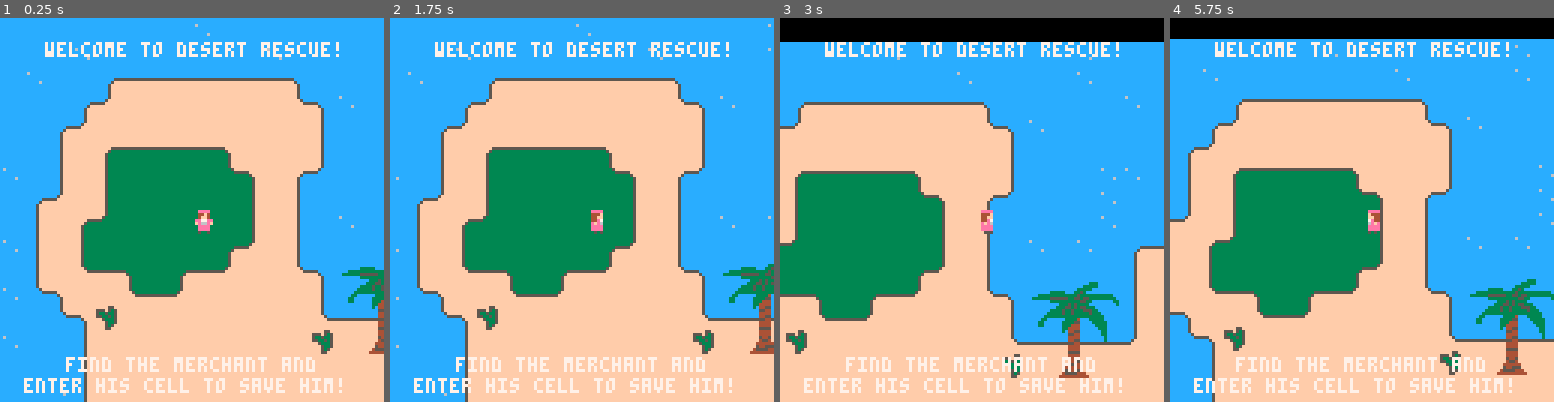
Above: before the commit, frames 1-4 (left to right).
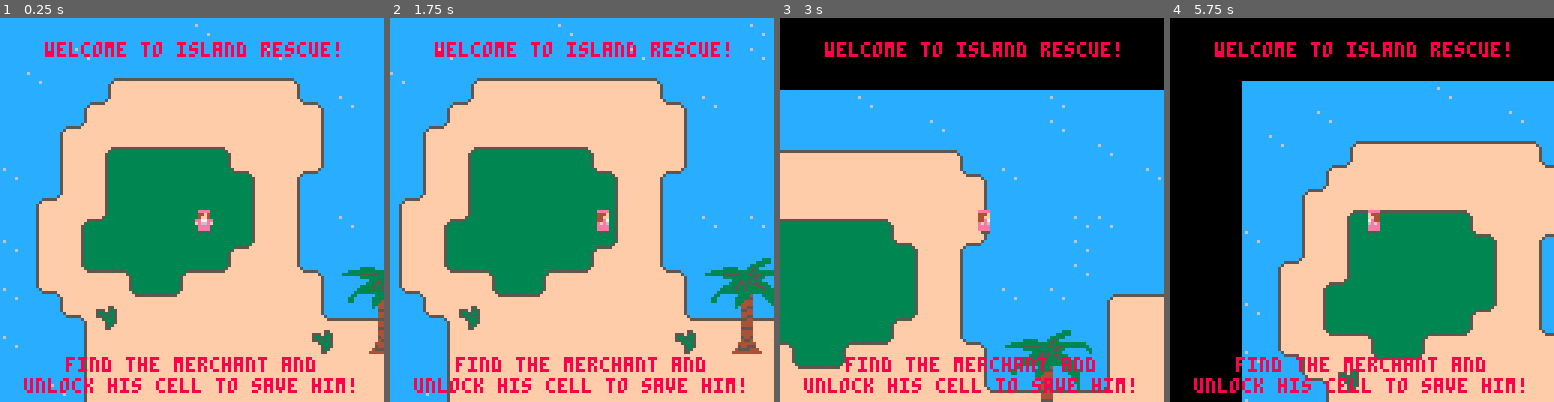
Above: after the commit, the same moments.

Repository: gutsuv/TAP-project
Game: PICO-8 cartridge test2.p8
Two runs of this game, one before a commit and one after it. Both use one fixed random seed, a clock stepped at 60 frames per second and the inputs below.
Inputs:
- Up to frame 1 (0.25 s): no input
- Up to frame 2 (1.75 s): tap X (X key) at 0.33, 1.07 s; tap O (Z key) at 0.7, 1.7 s; hold Right from 1.6 s (still down)
- Up to frame 3 (3 s): tap X (X key) at 1.85, 2.97 s; release Right at 2.1 s; tap O (Z key) at 2.1, 2.5, 2.9 s; hold Up 2.15-2.42 s; hold Right from 2.47 s (still down)
- Up to frame 4 (5.75 s): release Right at 3.03 s; hold Left 3.08-3.58 s; tap O (Z key) every 0.4 s from 3.3 to 5.7 s; hold Down 3.63-3.97 s; hold Right 4.02-4.68 s; tap X (X key) at 4.08, 5.2 s; hold Up 4.73-5.03 s; hold Left 5.08-5.68 s; hold Down from 5.73 s (still down)

The runs differ from the first frame. In frame 1, 4.4% of the frame differs, in the area x 6-93%, y 6-98%; in frame 2, 20%; in frame 3, 45%; in frame 4, 73%, in the area x 0-100%, y 5-100%.

Commit message:
adding challenges, game not finished it seems

Diff:
--- a/test2.p8
+++ b/test2.p8
@@ -6,19 +6,43 @@
 	w = 128 // width of the game map
 	h = 128 // height of the game map
 
+	music(0)
+
 	placeholder = 0
-	delay = 0
-
-	merchant={}
+
+	merchant = {}
 	merchant.sprite = 4
 	merchant.x = 600
 	merchant.y = 456
 
-	player={}
+	keycounter = 0
+
+	questone = {}
+	questone.sprite = 68
+	questone.x = 100
+	questone.y = 150
+
+	questoneboolean = false
+	questonecounter = 0
+	coconutsrecieved = 0
+
+	coconut = {}
+	coconut.sprite = 116
+	coconut.x = 144
+	coconut.y = 384
+
+	questtwo = {}
+	questtwo.sprite = 84
+	questtwo.x = 696
+	questtwo.y = 224
+
+	questtwoboolean = false
+
+	player = {}
 	player.x = 64
 	player.y = 64
 	player.sprite = 1
-	player.speed = 1
+	player.speed = 3
 	player.moving = false
 	player.moved_this_frame = false
 	player.frame = 0
@@ -194,6 +218,62 @@
 	end
 end
 
+function text_and_quests()
+
+	// Game beginning text
+	if player.x < 120 and player.y < 90 then
+		print("welcome to island rescue!", player.x - 49, player.y - 56, 8)
+		print("find the merchant and", player.x - 42, player.y + 49, 8)
+		print("unlock his cell to save him!", player.x - 56, player.y + 56, 8)
+	end
+
+	// Game end text with merchant
+	if player.x >= merchant.x and player.x <= merchant.x + 16 and player.y >= merchant.y and player.y <= merchant.y + 16 then
+		print("you found the merchant!", player.x - 56, player.y - 56, 8)
+		print("he dabs and says thanks!", player.x - 56, player.y - 49, 8)
+	end
+
+	// Quest one
+	if player.x >= questone.x - 12 and player.x <= questone.x + 12 and player.y >= questone.y - 12 and player.y <= questone.y + 12 then
+		if questonecounter < 3 then
+			print("hey kid, if you bring me three", player.x - 60, player.y - 56, 8)
+			print("coconuts located south of here", player.x - 60, player.y - 49, 8)
+			print("i'll give you this key", player.x - 42, player.y - 42, 8)
+			questoneboolean = false
+			coconutsrecieved = questonecounter
+			print("coconuts handed in: "..coconutsrecieved, player.x - 60, player.y + 56, 8)
+		end
+
+		if questonecounter >= 3 then
+			print("thanks for the coconuts kid", player.x - 54, player.y - 56, 8)
+			print("you have obtained a key", player.x - 46, player.y - 42, 8)
+			coconutsrecieved = questonecounter
+			print("coconuts handed in: "..coconutsrecieved, player.x - 60, player.y + 56, 8)
+		end
+	end
+
+	if player.x >= coconut.x - 8 and player.x <= coconut.x + 16 and player.y >= coconut.y - 8 and player.y <= coconut.y + 8 then
+		if questoneboolean == false then
+			questonecounter += 1
+			questoneboolean = true
+		end
+		print("coconut count: "..questonecounter, player.x - 60, player.y - 56, 8)
+	end
+
+	// Quest two
+	if player.x >= questtwo.x - 12 and player.x <= questtwo.x + 12 and player.y >= questtwo.y - 12 and player.y <= questtwo.y + 12 then
+		if questtwoboolean == false then
+			print("hey kid, i lost my coconut in", player.x - 60, player.y - 56, 8)
+			print("this maze over here, go find", player.x - 56, player.y - 49, 8)
+			print("it and i'll give you this key", player.x - 56, player.y - 42, 8)
+
+			questoneboolean = false
+			print("coconut returned: "..(questtwoboolean and 'true' or 'false'), player.x - 60, player.y + 56, 8)
+		end
+	end
+
+end
+
 function _update()
 	move(player)
 end
@@ -201,24 +281,15 @@
 function _draw()
  cls()
 	map(0, 0, 0, 0, 128, 64)
-	spr(merchant.sprite, merchant.x, merchant.y);
+	spr(merchant.sprite, merchant.x, merchant.y)
+	spr(questone.sprite, questone.x, questone.y)
+	spr(questtwo.sprite, questtwo.x, questtwo.y)
+	spr(coconut.sprite, coconut.x, coconut.y)
 	spr(player.sprite, player.x, player.y)
+
 	camera(player.x - 64, player.y - 64)
 
-	if(player.speed == 1) then
-		delay += 1
-	end
-	if(delay < 300) then
-		print("welcome to desert rescue!", player.x - 49, player.y - 56, 7)
-		print("find the merchant and", player.x - 42, player.y + 49, 7)
-		print("enter his cell to save him!", player.x - 56, player.y + 56, 7)
-	end
-
-	if player.x >= merchant.x and player.x <= merchant.x + 16 and player.y >= merchant.y and player.y <= merchant.y + 16 then
-		print("you found the merchant!", player.x - 56, player.y - 56, 7)
-		print("he dabs and says thanks!", player.x - 56, player.y - 49, 7)
-	end
-
+	text_and_quests()
 end
 
 
@@ -352,64 +423,64 @@
 
 
 __gff__
-0000000101000000000000000000000000000001010001000000000000000100000000010000000000000000000000000000000101000000000000000000000001010101000101010000000000000000010101010001010100000000000000000001010000010101000000000000000000000000000000000000000000000000
+0000000101000000000000000000000000000001010001000000000000000100000000010000000000000000000000000000000101000000000000000000000001010101000101010000000000000001010101010001010100000000000000000001010000010101000000000000000000000000000000000000000000000000
 0000000000000000000000000000000000000000000000000000000000000000000000000000000000000000000000000000000000000000000000000000000000000000000000000000000000000000000000000000000000000000000000000000000000000000000000000000000000000000000000000000000000000000
 __map__
 16161616161616161e161616161616161e66676566676566676566676566674545451e4545451e45454545451e66676566676566676566676566671e661e1e66676566671e1e676566676566676566671e66676566671e666765666745454545454545454545454545454545451e1e4545454545451e45454545454545454545
 1616161e161616161616161e161616161e4647454647451e4745464745461e45461e454647454545451e4545454545451e45451e454545451e454545454545454545454545454545454545451e454545454545454545454545454545451e45454545451e45454545451e45454545451e4545454545451e4545451e4545454545
-161e16162b262626262626262c16161655561e55565755565755561e55561e5556575556571e4545454545454545454545454545454545451e454545451e45451e454545451e45454545451e4545454545451e45451e45451e1e454545454545454545454545454545454540414243454545454545451e45454545454545451e
-1616162b2735353535353535252c1e16656667651e6765666765666765661e6566671e1e6745451e45404142431e45451e454545451e45451e451e45454545451e45454545454545454545451e1e45451e1e4545454545454545454545454545454545454545451e451e455051525345451e454545451e1e454545454545451e
-16162b273535353535353535351516164545454545454545454545451e45454545451e45451e454545505152534545454545451e454545451e4545452b262626262626262626262c4545454545454545454545451e454545454545454545454545454545454545452b26266061626326262c454545451e454545451e45454545
-1616173508090909090a353535151616451e1e454545451e45451e45454545454545451e45452b262660616263262c45454545454545454545451e45175c5d5b5c5d5b5c5d5b5c151e454545454545454545454545454545451e454545454545451e4545451e4545175c5d707172735c5d154545454545454545451e45454545
-1e1617351819191919370a35053c1616451e454545451e4545454545451e454545451e1e4545175c5d707172735c151e4545451e1e4545454545452b276c6d6b6c3d6b6c6d6b6c15454545454545454545454545451e1e454545454545451e4545451e45451e4545176c6d6b6c6d6b6c6d252c45454545454545454545454545
-162b27351819191919191a3515161616451e4545454545454545454545454545454545454545176c6d6b6c6d6b6c1516454545454540414243162b274b4c4d4b4c4d4b4c4d4b4c2526262c45454545451e45454545451e45454545451e1e1e454545452b26262626274c4d5d5b5c5d5b5c5d154545451e45454545451e454545
-161735083819191919191a3515161e161e452b262626262626262c45454545454545452b2626274c4d4b4c4d4b4c2526262c454545505152532b275d5b5c5d5b5c08090a5d5b5c5d5b5c151e454545454545454545454545451e454545454545454545175c5d5b5c5d5c5d6d6b6c6d6b6c3d15451e451e451e1e1e4545454545
-1e1735181919191919392a5b151616164545173535353535353515451e404142434545175c5d5b5c5d5b5c5d5b5c5d5b5c151e452b60616263276c6d6b356d6b6c18191a6d6b6c6d6b6c252c45451e4545454545451e4545451e451e4545452b262626276c6d6b6c6d6c6d4d4b4c4d4b4c4d1545451e45454545454545451e45
-16173528293a1939292a5b5b252c404142431735353535353535151e45505152531e2b276c6d6b6c6d6b6c6d35356d6b6c151e2b27707172734b4c4d4b35350809381937090a4c4d4b4c4d25262626262c454545454545454545451e454545175c5d5b4b4c4d4b4c4d5b5c5d355c5d5b5c5d1545454545454545454545454545
-1e3b07353528292a4c5b5b5b35155051525317353535353535352526266061626326274b4c4d4b4c4d4b3d35354c4d4b4c2526275c5d5b5c5d5b5c5d5b5c5d1819191919191a5c5d5b3d5d5b5c5d5b5c1545451e454545454545454545452b276c6d6b3d5c5d5b5c5d6b6c6d35356d6b6c6d1545454545451e45451e1e454545
-16163b073d353535705b5b73352560616263273535353535355d5b5c5d707172735c5d5b5c5d5b5c5d5b5c355b5c5d5b5c5d5b6b0809090a6d6b6c6d6b6c6d2829292929292a6c6d6b6c6d6b6c6d6b6c1545454647451e47452b26262626274b4c4d4b6b6c6d6b6c6d4b4c4d354c4d4b4c4d252c161e45454545454545454545
-1e1616173535353535353535353d707172734d4b4c4d4b6b6c6d6b6c6d6b6c6d6b6c6d6b6c6d6b6c6d6b35356b6c6d6b6c6d6b4b1819191a4d4b4c4d4b4c4d4b4c4d4b4c4d4b4c4d4b4c4d4b4c4d4b4c252c55565755565745175c5d5b5c5d5b5c5d5b4b4c4d080909090a5d5b5c5d5b5c5d5b252c4545454545454545454545
-161616174c4d4b4c4d4b4c4d4b4c4d4b4c4d5d5b3535354b4c4d4b4c4d3d4c4d4b4c4d4b4c4d4b4c4d35354d4b4c4d4b4c4d08093819191a5d5b5c5d5b5c5d5b5c5d5b5c5d5b5c5d5b5c5d5b5c5d5b5c5d15651e671e666745176c6d6b6c6d6b6c6d6b5b5c5d181919191a6d6b6c6d35356d6b6c15164545451e454545451e45
-16161e175c5d5b5c5d5b5c5d5b5c5d5b5c5d6d6b6c6d6b5b355d5b5c5d5b5c5d5b5c5d5b5c5d5b5c5d5b5c5d5b5c5d5b080938191919392a6d6b0506076c6d6b6c6d6b6c3d6b6c6d6b05060606060606063c45461e45462b26274c4d4b4c4d4b4c4d4b6b6c6d181919392a3535353535354d4b4c151645454545454545454545
-1e4546176c6d6b6c6d6b6c6d6b6c6d6b6c6d4d4b4c3d4b6b6c6d6b6c6d6b6c6d6b6c6d6b6c6d6b6c6d6b6c6d6b6c08093819191919392a4c4d4b15563b06074b4c4d4b4c4d4b4c4d4b155556571e565756571e56571e56174c4d5c5d5b4b4c4d4b4c4d0809093819392a5c5d5b5c5d5b5c5d5b5c1545451e4545454545454545
-555556174c4d4b4c4d4b4c4d4b4c4d4b4c354b4c4d4b4c4d354c4d4b4c4d4c4d4b4c4d0809090a4c4d4b4c4d0809381919191919392a5b5c5d5b151e55563b060606060606060606063c651e671e1e6766676566676566175c5d6c6d6b5b5c5d5b5c5d18191919191a6b6c6d6b6c6d6b6c6d6b6c1545451e451e4545451e4545
-656566175c5d5b5c5d5b5c5d5b5c5d5b5c5d5b5c5d5b5c5d5b5c5d5b5c5d5c5d5b5c5d18191937090909090938191919191919392a6d6b6c3d6b1546651e67471e4647451e474546474546471e45461e46404142432b26276c6d4c4d4b6b6c6d6b6c0838191919392a4b4c4d4b4c3d4b4c4d4b4c154545454545454545454545
-451e463b076d6b6c6d6b6c6d6b6c6d6b6c6d6b6c6d6b6c6d6b6c6d6b6c6d6c6d6b6c6d181919191919191919191919191919191a6d6b6c6d6b6c1556571e56575556571e565755561e551e57555556575650515253174d4b4c4d4b4c4d4b4c4d4b0838191919392a5d5b5c5d5b5c5d5b5c5d5b053c4545454545454545454545
-55555616174d4b4c4d4b4c4d4b4c4d4b4c4d4b4c4d4b4c4d4b4c4d4b4c4d4b4c4d4b4c283a19191919190d0e0e0e0e0e0e0f191a4c4d4b4c4d4c25262c65666765666765661e65666765666765651e672b60616263275d5b5c5d5b5c5d5b5c5d5b18191919392a6c6d6b6c6d6b6c6d6b6c6d053c161e454545451e4545454545
-6565661e175d5b5c5d5b5c5d5b353535355d5b5c5d5b5c5d5b5c5d5b5c5d5b5c5d5b5c5d283a191919191d1e161616161e1b0f1a5c5d5b5c5d355d4b252c1e4041424345461e454647451e471e462b2627707172736c6d6b356d6b6c3d6b6c6d6b282929292a4b4c4d4b4c4d4b4c4d4b4c053c45451e451e45451e4545454545
-451e4616176d6b6c6d6b6c6d6b6c6d35356d6b6c6d6b3505073535356c6d6b6c6d6b6c6d6b283a1919192d2e0c161e1616161f37090a6b6c6d35355b5c155650515253551e57551e57551e57552b275d5b5c5d5b5c5d5b5c35355b5c5d5b5c5d5b5c5d5b5c5d5b5c5d5b5c5d5b5c5d5b5c154545454545454545454545454545
-551e5616174d4b4c4d4b4c4d4b4c4d4b4c4d4b4c4d05063c3b060606074d4b4c4d4b4c4d4b4c283a191919191d16161616161f1919370a4c4d4b4c6b6c2526606162632626262626262626262627356d6b6c6d6b6c6d6b6c6d6d6b6c6d6b6c6d6b6c6d6b6c6d6b6c6d6b6c6d6b6c6d6b6c154545454545454545454545454545
-6565662b275d5b5c5d5b5c5d5b5c5d5b5c5d5b05063c651e67651e673b075b5c5d5b5c5d5b5c5c18191919191d1616161e0b2f191919370a5d5b5c5d5c4b4c707172733535354b4c4d4b4b4c4d4c4d4b4c4d4b4c4d4b4c4b4c4d4b4c4d4b4c4d4b4c4d4b4c4d4b4c3d4b4c4d4b4c0506063c45454545454545454545451e4545
-454546176c6d6b3d6d6b6c6d6b6c6d6b6c6d6b1546474546474546474517356c6d6b6c6d6b6c5c18191919192d2e2e2e2e2f1919191919370a6b6c6d6c5b5c5d5b5c5d5b5c5d5b5c5d5b5b5c5d5c5d5b5c5d5b5c5d5b5c5b5c5d5b5c5d5b5c5d5b5c5d5b5c5d5b5c5d5b5c5d5b5c1545451e454545451e454545454545454545
-551e1e3b06074b4c4d4b4c4d4b4c4d4b4c4d4b155657555657551e575517354c4d4b4c4d4b4c4d1819191919191919191919191919191919370a4c4d4c6b6c6d6b6c6d6b6c6d6b6c6d6b6b6c6d6c6d6b6c6d6b6c6d6b6c6b6c6d6b6c6d6b6c6d6b6c6d6b6c6d6b6c6d6b6c6d6b6c15454545454545451e1e4545451e45454545
-6565666765175b5c5d5b5c5d5b5c5d5b5c5d5b151e671e6667651e1e653b075c5d5b5c5d5b5c083819191939292929293a1919191919191919370a5d5c4b4c4d4b4c4d4b4c4d4b4c4d3d4c4d4b4c4d4b4c4d4b4c4d4b4c4d4b4c4d4b4c4d4b4c4b4c4d4b4c0506060606060606063c4545451e4545451e454545454545454545
-4545464745176b6c6d6b6c6d6b6c6d6b6c6d6b1546471e464745461e45463b076d6b6c6d080938191919191a6d6b6c6d283a191919190d0e0f1937090909090a5b5c5d5b5c5d5b5c5d5b5c5d5b5c5d5b5c5d5b5c5d5b5c5d5b5c5d5b5c5d5b5c5b5c5d5b5c15454545454545454545451e454545454545454545454545454545
-1e551e5755174b4c4d4b4c4d4b4c4d4b4c3d4b1556575556571e565755561e174d4b4c4d180d0e0f1919392a4d4b354d4b283a1919191d1e1f1919191919191a6b6c6d6b6c6d6b6c6d6b6c6d6b6c6d6b6c6d6b3d6d6b6c6d6b6c6d6b6c6d6b6c6b6c6d6b6c154545451e451e45454545454545454545454545451e4545454545
-45651e6765175b5c5d5b5c5d5b5c5d5b5c5d5b252c6765666765666765661e175d5b5c08381d1e1f19392a5c5d5b35355b5c28293a192d2e2f3929292929292a4b4c4d4b4c4d4b4c4d4b4c4d4b4c4d4b4c4d4b4c4d4b4c4d4b4c4d4b4c4d4b4c4b4c4d05063c45451e45454545454545451e45451e4545454545454545454545
-5545461e45176b6c6d6b6c6d4b4c4d4b4c4d4b4c252c1e40414243472b2626276d6b6c18192d2e2f392a4b4c4d4b4c35354c4d6b283a1919191a5b5c5d5b5c5d5b5c35355c5d5b5c5d5b5c5d5b5c5d5b5c5d5b5c5d5b5c5d5b5c5d5b5c5d5b5c5b5c3515454545454545454545454545451e454545451e1e4545454545454545
-…(26 lines of a section not shown)…
+161e16162b262626262626262c16161655561e55565755565755561e55561e5556575556571e4545454545454545454545454545454545451e454545451e45451e454545451e45454545451e4545454545451e45451e45451e1e454545454545454545454545454545454545454041424345454545451e45454545454545451e
+1616162b2735353535353535252c1e16656667651e6765666765666765661e6566671e1e6745451e45404142431e45451e454545451e45451e451e45454545451e45454545454545454545451e1e45451e1e4545454545454545454545454545454545454545451e451e454545505152531e454545451e1e454545454545451e
+16162b273535353535353535351516164545454545454545454545451e45454545451e45451e454545505152534545454545451e454545451e4545452b262626262626262626262c4545454545454545454545451e454545454545454545454545454545454545452b26266026606162632c454545451e454545451e45454545
+1616173508090909090a353535151616451e1e454545451e45451e45454545454545451e45452b262660616263262c45454545454545454545451e45175c5d5b5c5d5b5c5d5b5c151e454545454545454545454545454545451e454545454545451e4545451e4545175c5d704b36717273151e45454545454545451e45454545
+1e1617351819191919370a35053c1616451e454545451e4545454545451e454545451e1e4545175c5d707172735c151e4545451e1e4545454545452b276c6d6b6c3d6b6c6d6b6c15454545454545454545454545451e1e454545454545451e4545451e454f4f4f4f4f4c4c6b6c6d6b6c6d151645454545454545454545454545
+162b27351819191919191a3515161616451e4545454545454545454545454545454545454545176c6d6b6c6d6b6c1516454545454540414243162b274b4c4d4b4c4d4b4c4d4b4c2526262c45454545451e45454545451e45454545451e1e1e45454545164f4b4b4b4f4c4b5d5b5c5d5b5c15161e45451e45454545451e454545
+161735083819191919191a3515161e161e452b262626262626262c45454545454545452b2626274c4d4b4c4d4b4c2526262c454545505152532b275d5b5c5d5b5c08090a5d5b5c5d5b5c151e454545454545454545454545451e454545454545451616164f5d4f4f4f5c4f4f4f4f4f4f4f4f164516451e451e1e1e4545454545
+1e1735181919191919392a5b151616164545173535353535353515451e404142434545175c5d5b5c5d5b5c5d5b5c5d5b5c151e452b60616263276c6d6b356d6b6c18191a6d6b6c6d6b6c252c45451e4545454545451e4545451e451e45454516161616164f6d6b6c4f6c4f4d4b4c4d4b4c4f4f45451e45454545454545451e45
+16173528293a1939292a5b5b252c404142431735353535353535151e45505152531e2b276c6d6b6c6d6b6c6d35356d6b6c151e2b27707172734b4c4d4b35350809381937090a4c4d4b4c4d25262626262c454545454545454545451e454545164f4f4f4f4f4f4f4b4f5b4f4f4f4f4f4f5c5d4f45454545454545454545454545
+1e3b07353528292a4c5b5b5b35155051525317353535353535352526266061626326274b4c4d4b4c4d4b3d35354c4d4b4c2526275c5d5b5c5d5b5c5d5b5c5d1819191919191a5c5d5b3d5d5b5c5d5b5c1545451e4545454545454545454516164f6d6b4c5c5d5b5c4f6b6c6d4b356d4f4f4b4f4f454545451e45451e1e454545
+16163b073d353535705b5b73352560616263273535353535355d5b5c5d707172735c5d5b5c5d5b5c5d5b5c355b5c5d5b5c5d5b6b0809090a6d6b6c6d6b6c6d2829292929292a6c6d6b6c6d6b6c6d6b6c1545454647451e47451616164f4f4f4f4f4d4f4f4f4f4f4f4f4f4f4f4f4f4d4b4f4d4b4f161e45454545454545454545
+1e1616173535353535353535353d707172734d4b4c4d4b6b6c6d6b6c6d6b6c6d6b6c6d6b6c6d6b6c6d6b35356b6c6d6b6c6d6b4b1819191a4d4b4c4d4b4c4d4b4c4d4b4c4d4b4c4d4b4c4d4b4c4d4b4c252c5556575556574f4f4f4f4f5c5d5b5c5d5b4b4c4d4c4c4c4c4c5d5b4f4f5b4f4f5b4f164545454545454545454545
+161616174c4d4b4c4d4b4c4d4b4c4d4b4c4d5d5b3535354b4c4d4b4c4d3d4c4d4b4c4d4b4c4d4b4c4d35354d4b4c4d4b4c4d08093819191a5d5b5c5d5b5c5d5b5c5d5b5c5d5b5c5d5b5c5d5b5c5d5b5c5d15651e671e66674f4b6c6d6b6c4f4f4f4f4f4f4f4f4f4f4f4f4f4f6b4f6d354f6d4b4f16164545451e454545451e45
+16161e175c5d5b5c5d5b5c5d5b5c5d5b5c5d6d6b6c6d6b5b355d5b5c5d5b5c5d5b5c5d5b5c5d5b5c5d5b5c5d5b5c5d5b080938191919392a6d6b0506076c6d6b6c6d6b6c3d6b6c6d6b05060606060606063c45461e4546164f4b4f4f4f4c4d4b4c4d4b6b6c6d4c4c4c4c4c4f354f354f4f4b4f4f161645454545454545454545
+1e4546176c6d6b6c6d6b6c6d6b6c6d6b6c6d4d4b4c3d4b6b6c6d6b6c6d6b6c6d6b6c6d6b6c6d6b6c6d6b6c6d6b6c08093819191919392a4c4d4b15563b06074b4c4d4b4c4d4b4c4d4b155556571e565756571e56571e56164f4d5c5d4f4f4f4f4b4f4f4f4f4f4f4f4f4f4f4f5b4f5d5b5c5d5b4f1645451e4545454545454545
+555556174c4d4b4c4d4b4c0809090a4b4c354b4c4d4b4c4d354c4d4b4c4d4c4d4b4c4d0809090a4c4d4b4c4d0809381919191919392a5b5c5d5b151e55563b060606060606060606063c651e671e1e6766676566674f4f4f4f4f4f6d6b4f5c5d5b4f5d4c4c4f4c4c4c6b6c4b6b4f4f4f4f4f6b4f1645451e451e4545451e4545
+656566175c5d5b5c5d5b5c1819191a5b5c5d5b5c5d5b5c5d5b5c5d5b5c5d5c5d5b5c5d18191937090909090938191919191919392a6d6b6c3d6b1546651e67471e4647451e474546474546471e4546161616161e164f4b4b6c6d4f4f4b4f4f4f4f4f4c4f4c4f4c4f4c4f4f4f4b4f4c4b4c4d4b4f164545454545454545454545
+451e463b076d6b6c6d6b6c181919370a6c6d6b6c6d6b6c6d6b6c6d6b6c6d6c6d6b6c6d181919191919191919191919191919191a6d6b6c6d6b6c1556571e56575556571e565755561e551e57555556161e161616164f4d4f4f4d4b4f4d4b4c4d4b4f4c4f4c4c4c4f5d4f5c4f5b4f5d4f4f4f4f4f164545454545454545454545
+55555616174d4b4c4d4b4c181919191a4c4d4b4c4d4b4c4d4b4c4d4b4c4d4b4c4d4b4c283a19191919190d0e0e0e0e0e0e0f191a4c4d4b4c4d4c25262c65666765666765661e65666765666765652b6026262626264f5d5b4f4f5b4f4f4f4f4f5b4f4f4f4f4f4f4f6d4f6c4f6b4f6d6b4f161616161e454545451e4545454545
+6565661e175d5b5c5d5b5c282929292a355d5b5c5d5b5c5d5b5c5d5b5c5d5b5c5d5b5c5d283a191919191d1e161616161e1b0f1a5c5d5b5c5d355d4b252c1e4041424345461e454647451e471e46177035357373734f4f6b354f6b4f4c6b6c6d6b4f4c4c4c4c4b4c4d4f4c4f4b4f4f4b4f161645451e451e45451e4545454545
+451e4616176d6b6c6d6b6c6d6b6c6d35356d6b6c6d6b3505073535356c6d6b6c6d6b6c6d6b283a1919192d2e0c161e1616161f37090a6b6c6d35355b5c155650515253551e57551e57551e57552b275d5b5c5d5b5c5d4f4f354f4f4f5d4f4f4f4f4f5d4f4f4f4f4f4f4f5c4f5b5c5d5b4f161e45454545454545454545454545
+551e5616174d4b4c4d4b4c4d4b4c4d4b4c4d4b4c4d05063c3b060606074d4b4c4d4b4c4d4b4c283a191919191d16161616161f1919370a4c4d4b4c6b6c2526606162632626262626262626262627356d6b6c6d6b6c6d6b4f6d6d4f4f6d6b6c6d6b4f6d6b6c6d6b4f6d6b6c4f4f4f4f4f4f164545454545454545454545454545
+6565662b275d5b5c5d5b5c5d5b5c5d5b5c5d5b05063c651e67651e673b075b5c5d5b5c5d5b5c5c18191919191d1616161e0b2f191919370a5d5b5c5d5c4b4c707172733535354b4c4d4b4b4c4d4c4d4b4c4d4b4c4d4b4c4f4f4d4b4f4f4f4c4f4b4f4f4f4f4f4b4f4c4f4c4f4b4c4f16161645454545454545454545451e4545
+454546176c6d6b3d6d6b6c6d6b6c6d6b6c6d6b1546474546474546474517356c6d6b6c6d6b6c5c18191919192d2e2e2e2e2f1919191919370a6b6c6d6c5b5c5d5b5c5d5b5c5d5b5c5d5b5b5c5d5c5d5b5c5d5b5c5d5b5c5b4f4f5b5c5d5b5c4f5b4f5d5b5c5d5b4f5d4f5c4f4f5c4f45451e454545451e454545454545454545
+551e1e3b06074b4c4d4b4c4d4b4c4d4b4c4d4b155657555657551e575517354c4d4b4c4d4b4c4d1819191919191919191919191919191919370a4c4d4c6b6c6d6b6c6d6b6c6d6b6c6d6b6b6c6d6c6d6b6c6d6b6c6d6b6c6b6c4f4f4f4f4f6c4f6b4f6d4f4f4f6b6c6d4f6c6d6b6c4f454545454545451e1e4545451e45454545
+6565666765175b5c5d5b5c5d5b5c5d5b5c5d5b151e671e6667651e1e653b075c5d5b5c5d5b5c083819191939292929293a1919191919191919370a5d5c4b4c4d4b4c4d4b4c4d4b4c4d3d4c4d4b4c4d4b4c4d4b4c4d4b08090a354c4c4c4d4b4f4b4f4d4b4c4f4f4f4f4f4f4f4f4f4f4545451e4545451e454545454545454545
+4545464745176b6c6d6b6c6d6b6c6d6b6c6d6b1546471e464745461e45463b076d6b6c6d080938191919191a6d6b6c6d283a191919190d0e0f1937090909090a5b5c5d5b5c5d5b5c5d5b5c5d5b5c5d5b5c5d5b5c5d5b18191a355d4f4f4f5b4f5b4f4f4f5c4f454545454545454545451e454545454545454545454545454545
+1e551e5755174b4c4d4b4c4d4b4c4d4b4c3d4b1556575556571e565755561e174d4b4c4d180d0e0f1919392a4d4b354d4b283a1919191d1e1f1919191919191a6b6c6d6b6c6d6b6c6d6b6c6d6b6c6d6b6c6d6b356d6b28292a356d6b6c4f4f4f6b6c6d4f6c4f4545451e451e45454545454545454545454545451e4545454545
+45651e6765175b5c5d5b5c5d5b5c5d5b5c5d5b252c6765666765666765661e175d5b5c08381d1e1f19392a5c5d5b35355b5c28293a192d2e2f3929292929292a4b4c4d4b4c4d4b4c4d4b4c4d4b4c4d4b4c4d4b4c4d4b4c4d4b4c4d4b4c4d4b4f4f4f4d4b4b4f45451e45454545454545451e45451e4545454545454545454545
+5545461e45176b6c6d6b6c6d4b4c4d4b4c4d4b4c252c1e40414243472b2626276d6b6c18192d2e2f392a4b4c4d4b4c35354c4d6b283a1919191a5b5c5d5b5c5d5b5c35355c5d5b5c5d5b5c5d5b5c5d5b5c5d5b5c5d5b5c5d5b5c5d5b5c5d5b5c5b4f4f4f4f4f45454545454545454545451e454545451e1e4545454545454545
+…(26 lines of a section not shown)…
Not shown, changed: 39 lines of the sprite sheet (__gfx__) section of test2.p8
